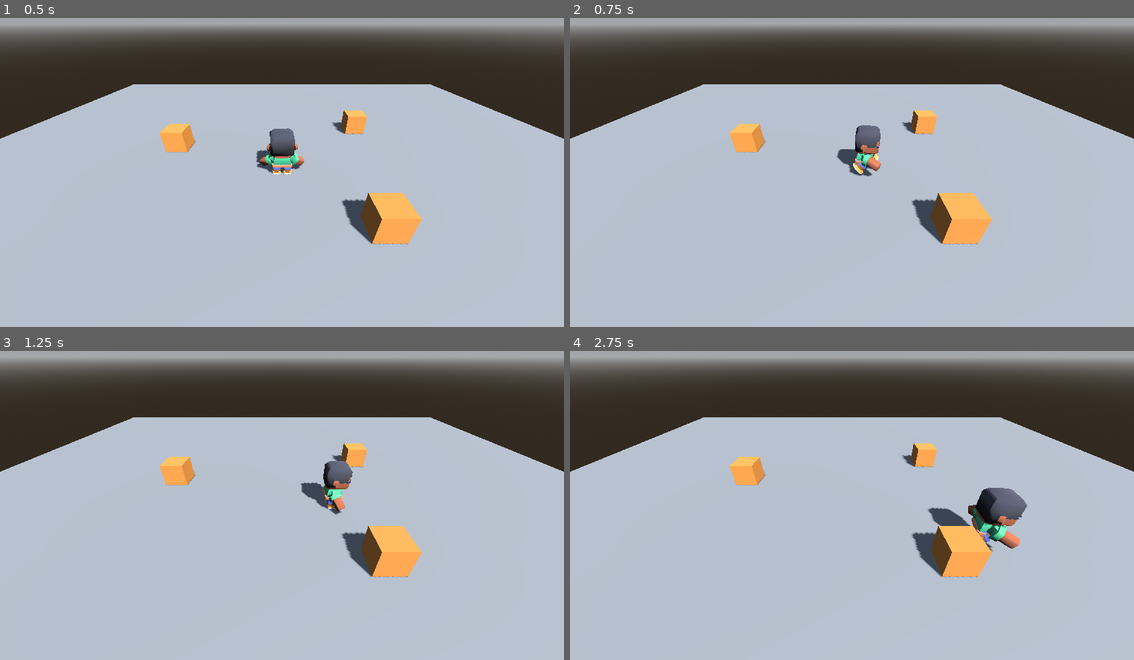
Above: before the commit, frames 1-4 (two rows, left to right).
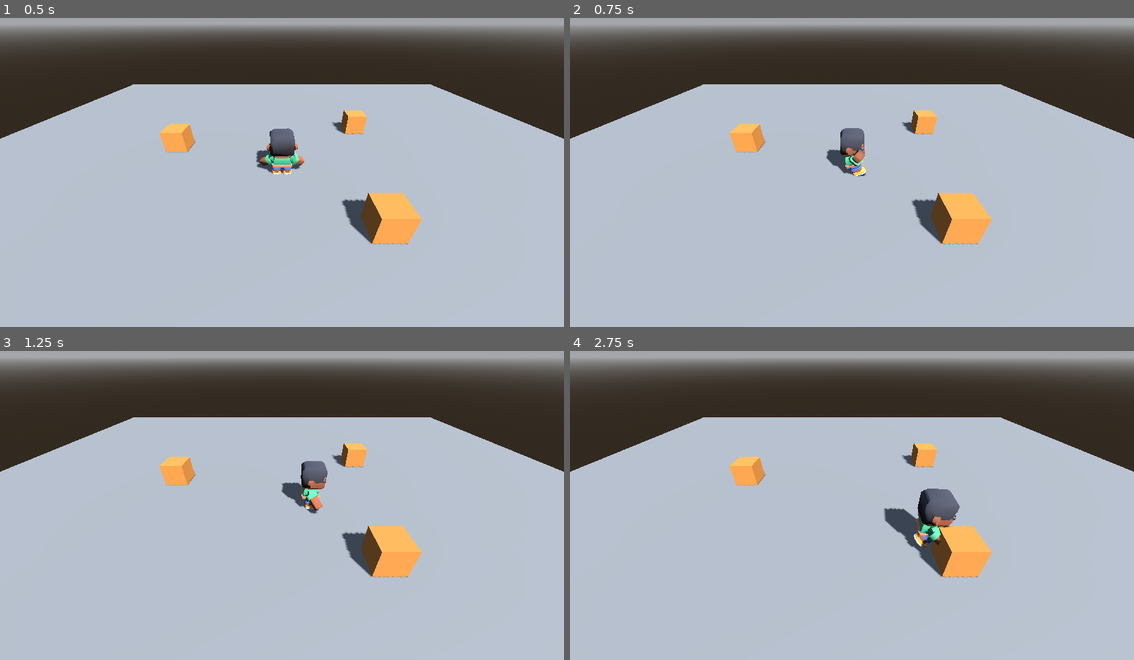
Above: after the commit, the same moments.

Repository: Carola-caicedo/Survivor-Maze-Puzzle
Game: Godot game, scene res://main.tscn
The game is run twice, just before and just after one commit, with the same random seed, the same clock (stepped at 60 frames per second) and the same inputs.
Inputs:
- Up to frame 1 (0.5 s): no input
- Up to frame 2 (0.75 s): tap Enter at 0.5 s; hold D (move_right) from 0.53 s (still down); tap Space (espada) at 0.6 s
- Up to frame 3 (1.25 s): keep holding D (move_right)
- Up to frame 4 (2.75 s): release D (move_right) at 1.28 s; hold S (move_down) 1.28-2.03 s; tap Space (espada) at 1.35, 2.3 s; hold D (move_right) from 2.03 s (still down); tap F at 2.1 s

Frame 1 is identical in both runs. In frame 2, 1.1% of the frame differs, in the area x 45-56%, y 34-52%; in frame 3, 1.5%; in frame 4, 2.8%, in the area x 55-82%, y 44-66%.

Commit message:
T7 N3 - Tarea B - enchufes y regla

Diff:
--- a/espada.gd
+++ b/espada.gd
@@ -5,33 +5,62 @@
 @export var tecla = "espada"
 @export var duracion = 0.3
 @export var recarga = 0.5
+@export var rapidez = 0.0
+@export var multiplicador_activa = 0.0
+@export var animacion = "attack-melee-right"
+@export var dano = 25
+@export var vida_enemigo = 100
 
 @onready var pj = get_parent()
 var estado = Estado.LISTA
 var tiempo = 0.0
+var vida_restante = 0
+
+
+func _ready():
+	vida_restante = vida_enemigo
+	var golpes = ceili(float(vida_enemigo) / dano)
+	print("espada: daño ", dano, " · ", golpes, " golpes vencen ", vida_enemigo,
+		" HP · tiempo mínimo ", snappedf(golpes * duracion + (golpes - 1) * recarga, 0.01), " s")
 
 
 func _physics_process(delta):
 	tiempo -= delta
 	match estado:
 		Estado.LISTA:
-			if Input.is_action_just_pressed(tecla):
+			if Input.is_action_just_pressed(tecla) and puede():
 				empezar()
 		Estado.ACTIVA:
-			if tiempo <= 0.001:   # 0.001 y no 0: restar 1/60 no da exacto
+			if tiempo <= 0.001:	# 0.001 y no 0: restar 1/60 no da exacto
 				terminar()
 		Estado.RECARGA:
 			if tiempo <= 0.001:
 				estado = Estado.LISTA
 
 
+# La regla: solo se golpea con los pies en el suelo
+func puede():
+	return pj.is_on_floor()
+
+
 func empezar():
 	estado = Estado.ACTIVA
 	tiempo = duracion
-	print("empieza: ", tecla)
+	# -basis.z = hacia donde mira el Personaje
+	pj.empuje = -pj.basis.z * rapidez
+	pj.multiplicador = multiplicador_activa
+	pj.accion = animacion
+	vida_restante -= dano
+	print("empieza: ", tecla, " · daño ", dano, " · vida del enemigo ", max(vida_restante, 0))
+	if vida_restante <= 0:
+		print("enemigo vencido")
+		vida_restante = vida_enemigo
 
 
 func terminar():
 	estado = Estado.RECARGA
 	tiempo = recarga
+	pj.empuje = Vector3.ZERO
+	pj.multiplicador = 1.0
+	pj.accion = ""
 	print("termina: ", tecla)
